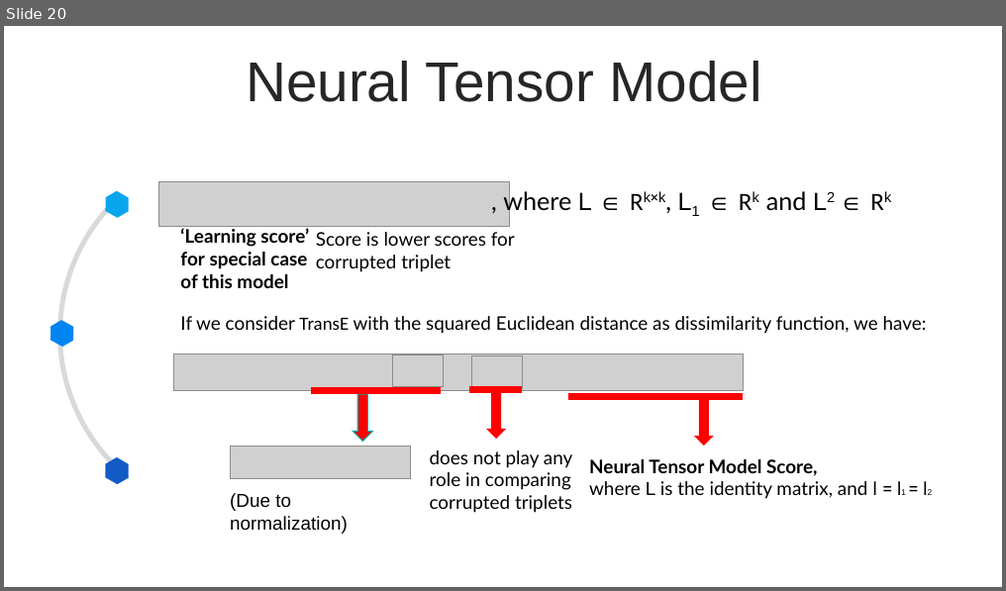
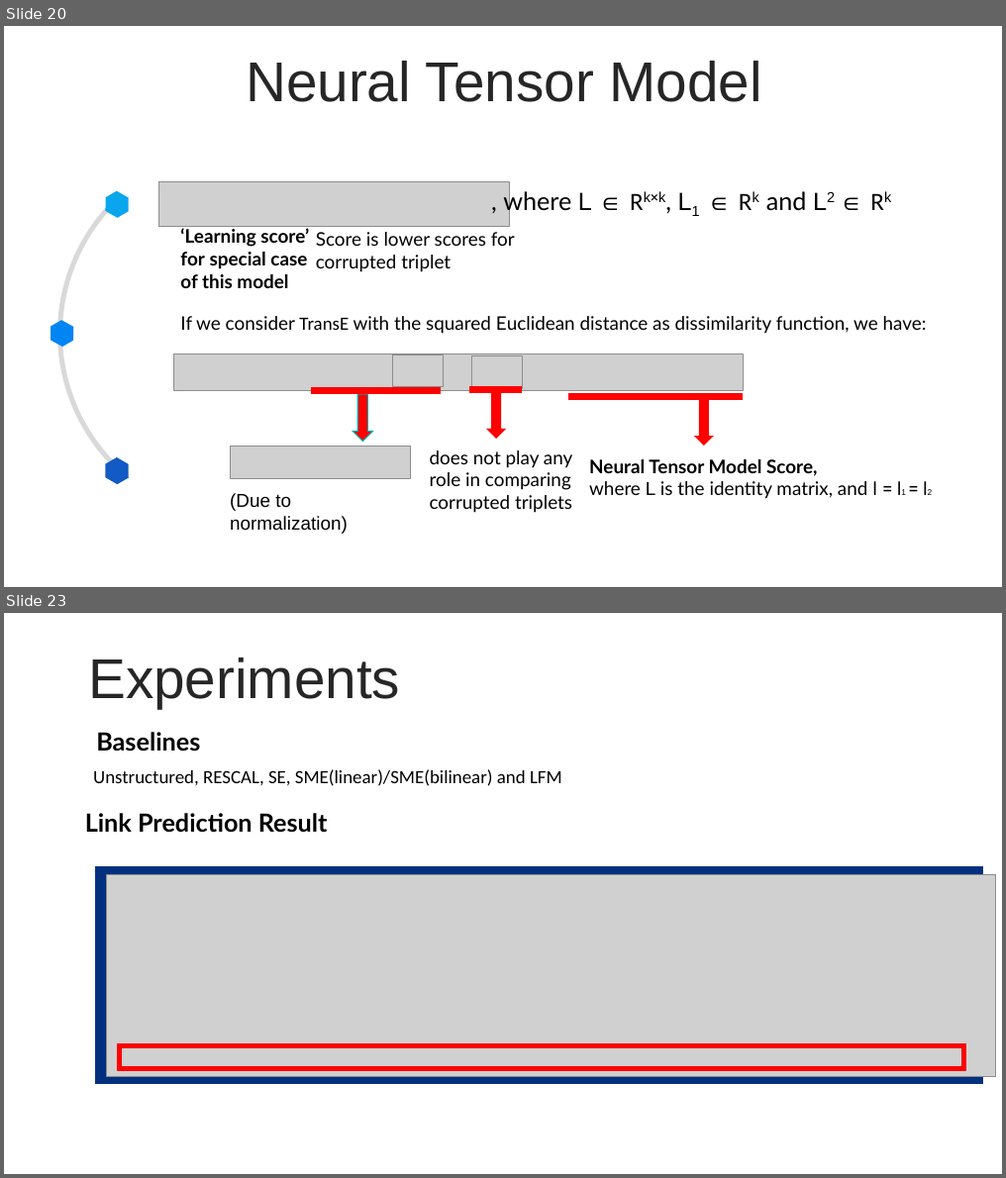
Before and after one commit to BeigeHW/KAIST_2022_Winter_Intern, a slide deck: Week 3 (1.17) 내꺼/TransE(내꺼)/TransE 발표/TransE.pptx. Shown one above the other, each under a label of ours: slide 20 before the commit, slides 20 and 23 after it; the slides between them are not shown. The pictures are 1006x591 and 1006x1178 pixels, drawn with LibreOffice and Linux fonts; fonts in the diff are those of the drawing; grey boxes stand for pictures. Boxes give left, top, right and bottom in pixels: in the first picture for what was removed or moved away, otherwise in the second. Text is boxed around its words. In the diff, an @@ line names an element or a change of style, - is before the commit and + after.

```diff
--- a/Week 3 (1.17) 내꺼/TransE(내꺼)/TransE 발표/TransE.pptx
+++ b/Week 3 (1.17) 내꺼/TransE(내꺼)/TransE 발표/TransE.pptx
@@ slide 23 added at (4,613,1002,1174), background #FFFFFF @@
@@ text added at (88,658,400,708), 54 pt, text #262626 @@
+Experiments
@@ text added at (96,732,200,752), 24 pt, text #000000, bold @@
+Baselines
@@ text added at (93,769,562,786), 18 pt, text #000000 @@
+Unstructured, RESCAL, SE, SME(linear)/SME(bilinear) and LFM
@@ text added at (85,813,328,833), 24 pt, text #000000, bold @@
+Link Prediction Result
@@ rectangle added at (103,874,976,1077), fill #FFFFFF, outline #00307E 15 pt @@
@@ picture added at (106,875,996,1077) @@
@@ rectangle added at (119,1047,963,1069), outline #FF0000 4.75 pt @@
```
Also in this commit, not shown: 3 slides changed, 1 other slide added, 10 other files.
